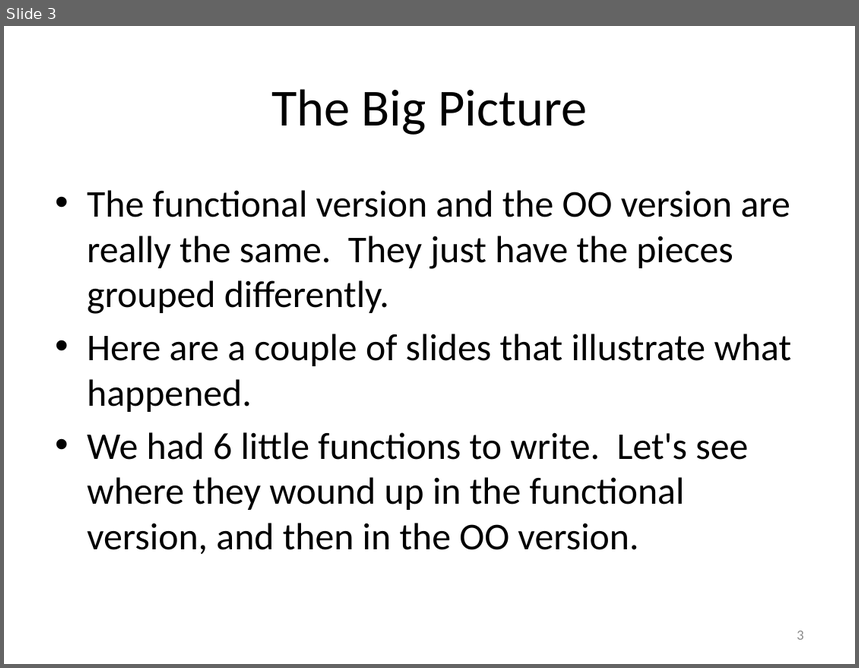
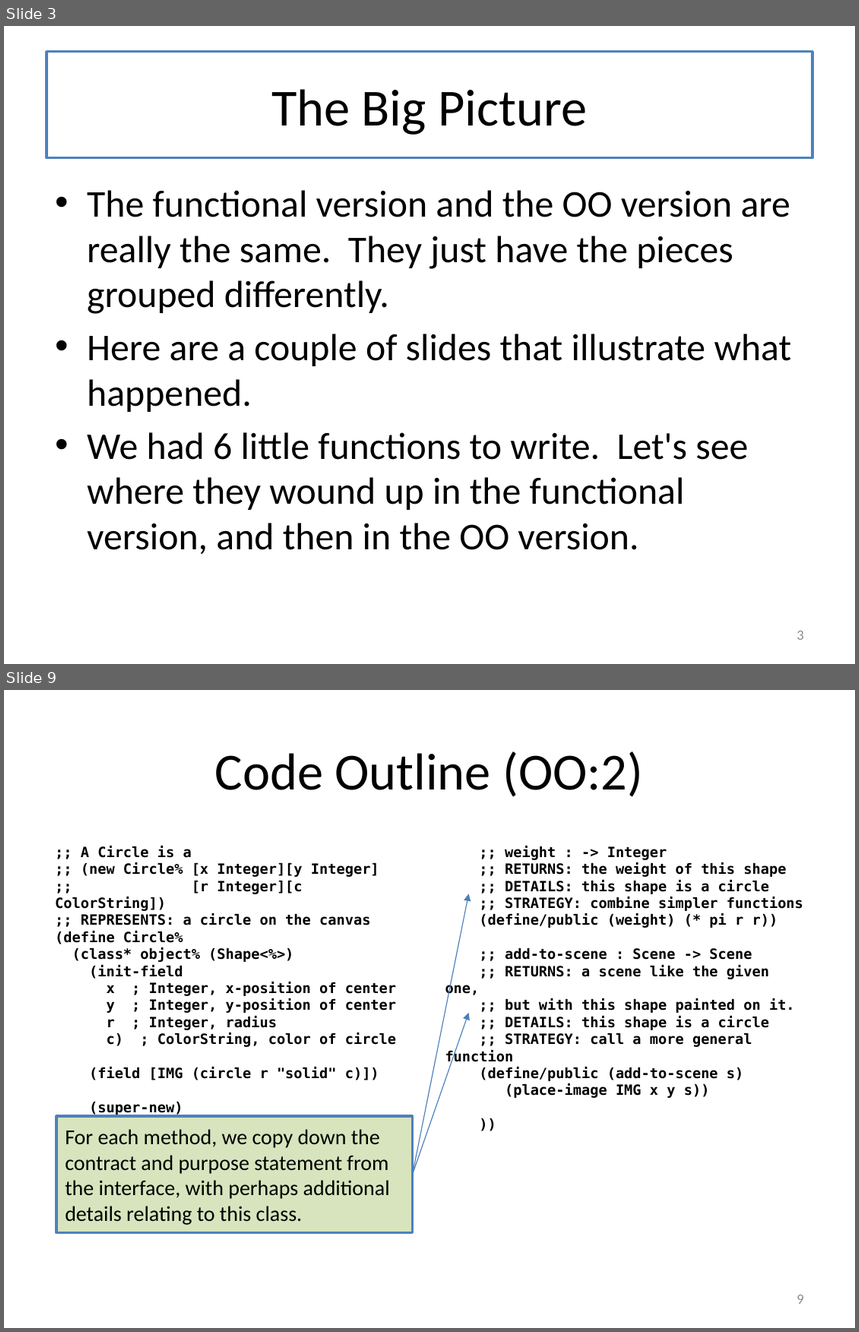
Before and after one commit to mwand/cs5010f16, a slide deck: Slides/Lesson 9.3 Functions vs Classes.pptx. Shown one above the other, each under a label of ours: slide 3 before the commit, slides 3 and 9 after it; the slides between them are not shown. The pictures are 859x668 and 859x1332 pixels, drawn with LibreOffice and Linux fonts; fonts in the diff are those of the drawing. Boxes give left, top, right and bottom in pixels: in the first picture for what was removed or moved away, otherwise in the second. Text is boxed around its words. In the diff, an @@ line names an element or a change of style, - is before the commit and + after.

```diff
--- a/Slides/Lesson 9.3 Functions vs Classes.pptx
+++ b/Slides/Lesson 9.3 Functions vs Classes.pptx
@@ slide 9 added at [4,690,855,1328], background #FFFFFF @@
@@ title added at [47,716,813,822], fill #FFFFFF, outline #4F81BD 2 pt, 44 pt, text #000000 @@
+Code Outline (OO:2)
@@ text added at [55,846,396,1116], 12 pt, text #000000, bold @@
+;; A Circle is a
+;; (new Circle% [x Integer][y Integer]
+;; [r Integer][c ColorString])
+;; REPRESENTS: a circle on the canvas
+(define Circle%
+(class* object% (Shape<%>)
+(init-field
+x ; Integer, x-position of center
+y ; Integer, y-position of center
+r ; Integer, radius
+c) ; ColorString, color of circle
+(field [IMG (circle r "solid" c)])
+(super-new)
@@ text added at [446,846,804,1098], 12 pt, text #000000, bold @@
+;; weight : -> Integer
+;; RETURNS: the weight of this shape
+;; DETAILS: this shape is a circle
+;; STRATEGY: combine simpler functions
+(define/public (weight) (* pi r r))
+;; add-to-scene : Scene -> Scene
+;; RETURNS: a scene like the given one,
+;; but with this shape painted on it.
+;; DETAILS: this shape is a circle
+;; STRATEGY: call a more general function
+(define/public (add-to-scene s)
+(place-image IMG x y s))
+))
@@ arrow added from (413, 1175) to (469, 894), #4B7EBC 0.75 pt @@
@@ arrow added from (413, 1175) to (469, 1012), #4B7EBC 0.75 pt @@
@@ rectangle added at [56,1116,413,1233], fill #D7E4BD, outline #4F81BD 2 pt, 18 pt, text #000000 @@
+For each method, we copy down the contract and purpose statement from the interface, with perhaps additional details relating to this class.
@@ page number added at [797,1295,804,1304], 12 pt, text #8C8C8C @@
+9
@@ slide 3 changed as well @@
@@ title "The Big Picture": place and size @@
-title "The Big Picture" at [272,89,587,135]
+title "The Big Picture" at [47,52,813,158]
@@ title "The Big Picture" at [47,52,813,158]: fill none to #FFFFFF; outline none to #4F81BD 2.25 pt @@
```
Also in this commit, not shown: 11 other slides changed, 5 other slides added, 10 other files.
